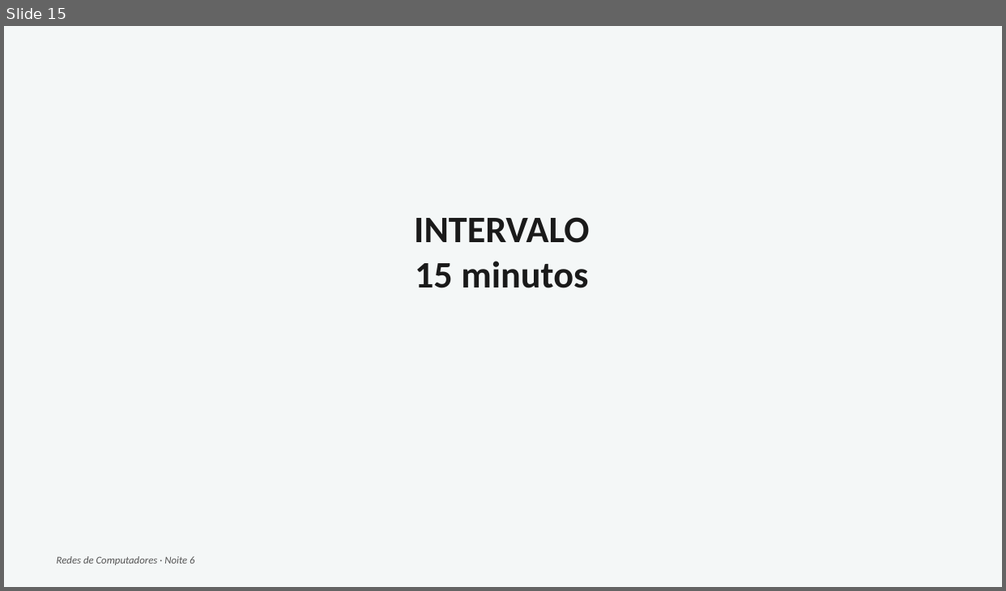
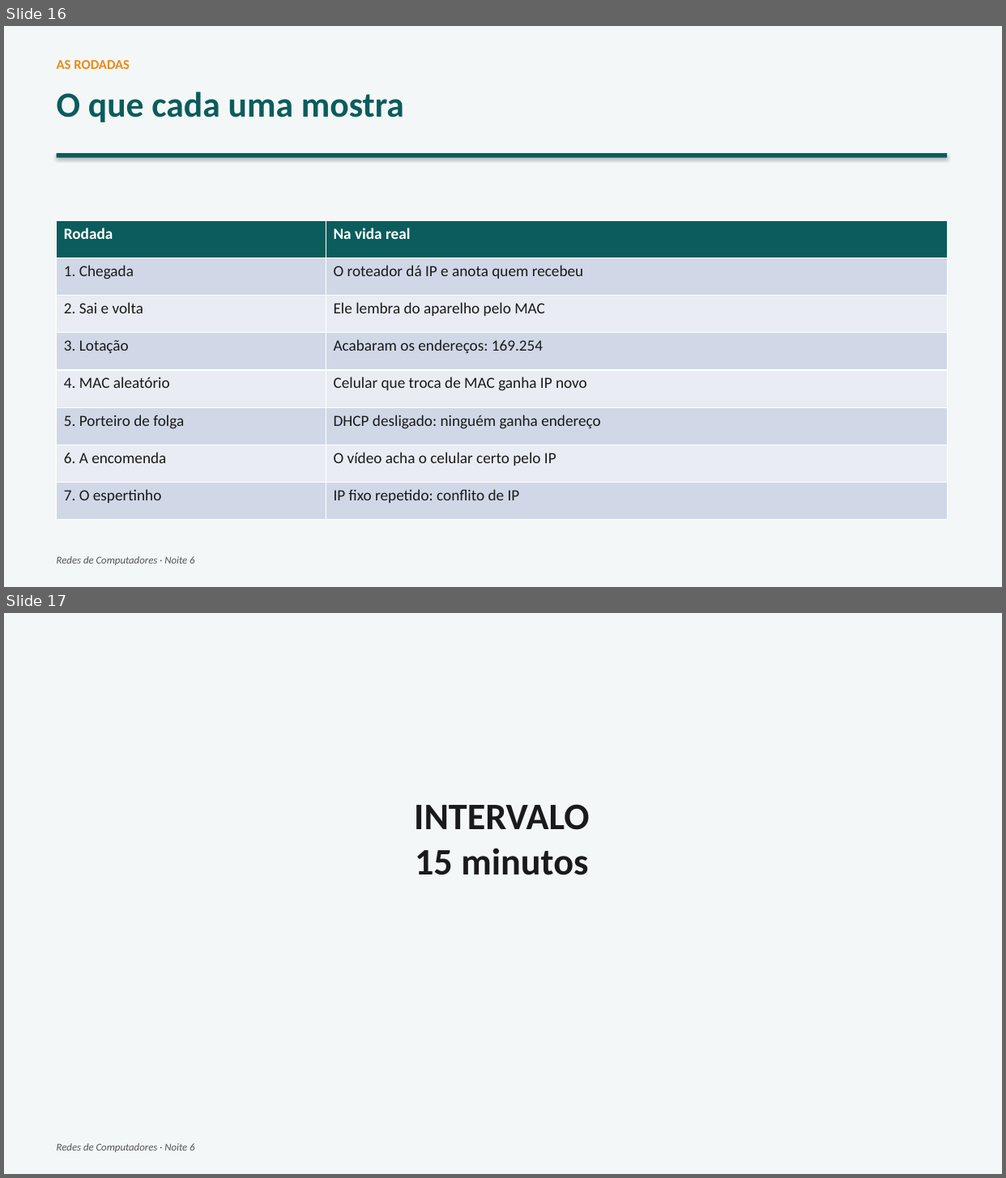
Before and after one commit to joninedel-prog/gerador_contratos, a slide deck: Aula - Redes 6 - Endereco na rede.pptx. Shown one above the other, each under a label of ours: slide 15 before the commit, slides 16 and 17 after it. The pictures are 1006x591 and 1006x1178 pixels, drawn with LibreOffice and Linux fonts; fonts in the diff are those of the drawing. Boxes give left, top, right and bottom in pixels: in the first picture for what was removed or moved away, otherwise in the second. Text is boxed around its words. In the diff, an @@ line names an element or a change of style, - is before the commit and + after.

```diff
--- a/Aula - Redes 6 - Endereco na rede.pptx
+++ b/Aula - Redes 6 - Endereco na rede.pptx
@@ slide 16 added at (x1=4, y1=26, x2=1002, y2=587), background #FFFFFF @@
@@ rectangle added at (x1=4, y1=26, x2=1002, y2=587), fill #F4F7F7 @@
@@ text added at (x1=57, y1=60, x2=130, y2=69), 13 pt, text #E88B1A, bold @@
+AS RODADAS
@@ text added at (x1=57, y1=92, x2=404, y2=122), 34 pt, text #0B5C5C, bold @@
+O que cada uma mostra
@@ rectangle added at (x1=57, y1=153, x2=948, y2=158), fill #0B5C5C @@
@@ table added at (x1=57, y1=220, x2=948, y2=520), 8 rows, 2 columns @@
+Rodada | Na vida real
+1. Chegada | O roteador dá IP e anota quem recebeu
+2. Sai e volta | Ele lembra do aparelho pelo MAC
+3. Lotação | Acabaram os endereços: 169.254
+4. MAC aleatório | Celular que troca de MAC ganha IP novo
+5. Porteiro de folga | DHCP desligado: ninguém ganha endereço
+6. A encomenda | O vídeo acha o celular certo pelo IP
+7. O espertinho | IP fixo repetido: conflito de IP
@@ text added at (x1=57, y1=557, x2=194, y2=565), 10 pt, text #555555, italic @@
+Redes de Computadores · Noite 6
@@ what was slide 15 is now slide 17 @@
```
Also in this commit, not shown: 3 other slides added, 2 slides removed, 4 other files.
